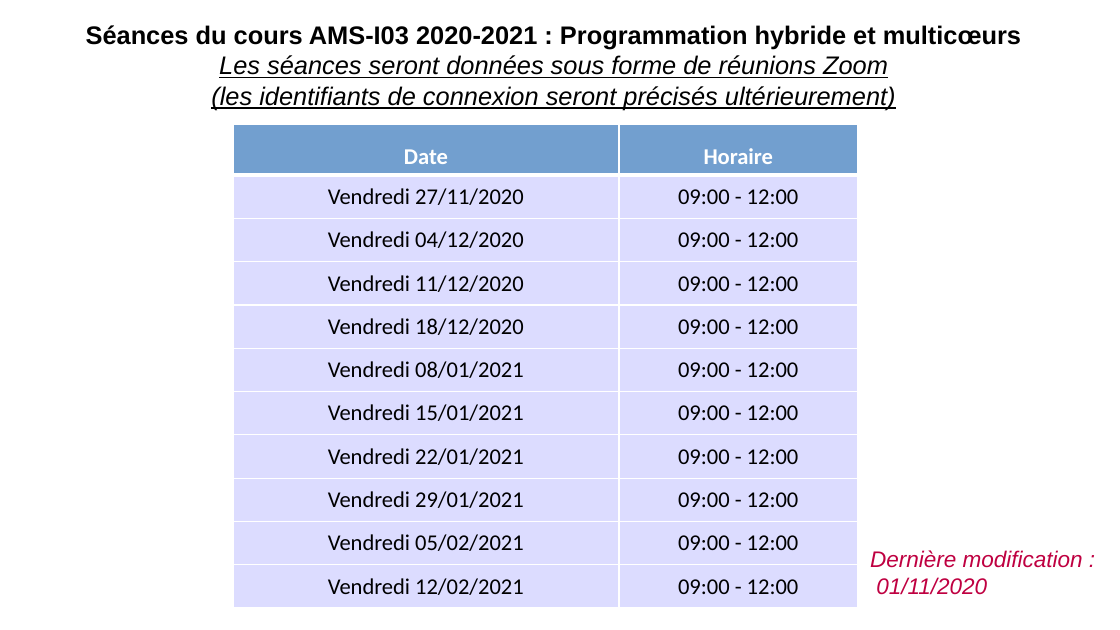
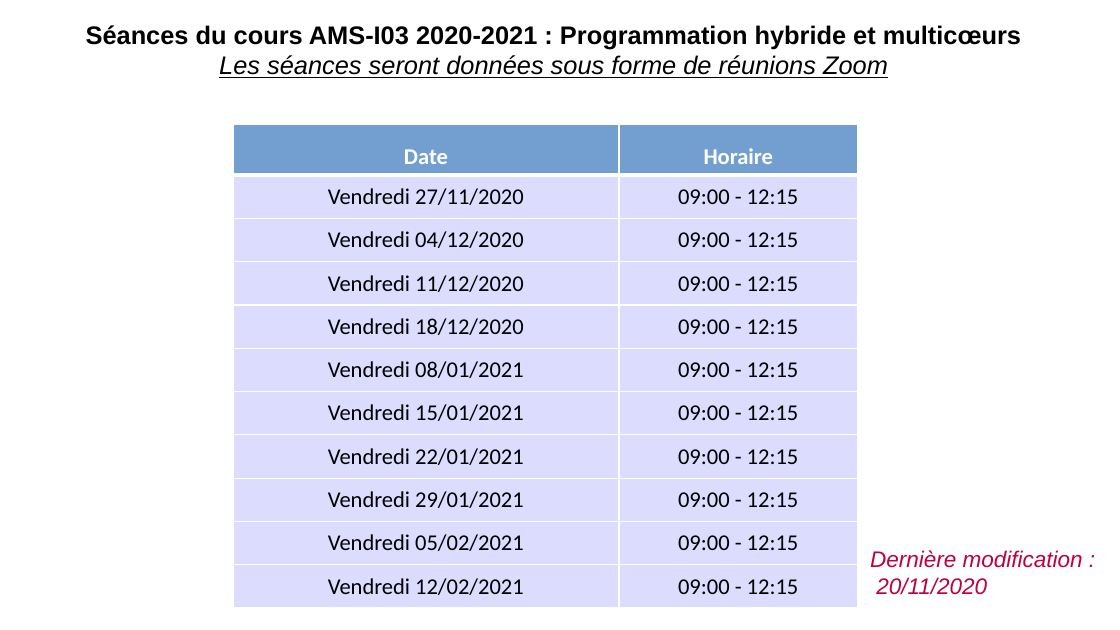
Before and after one commit to tajchman/AMS-I03, a slide deck: slide 1 of 2020_2021/Programme/Seances_AMS_I03_2020_2021.odp. Drawn at 1120x630 pixels with LibreOffice and Linux fonts; fonts in the diff are those of the drawing. Boxes give left, top, right and bottom in pixels: in the first picture for what was removed or moved away, otherwise in the second. Text is boxed around its words. In the diff, an @@ line names an element or a change of style, - is before the commit and + after.

```diff
--- a/2020_2021/Programme/Seances_AMS_I03_2020_2021.odp
+++ b/2020_2021/Programme/Seances_AMS_I03_2020_2021.odp
@@ text at [211, 86, 896, 110]: paragraph removed @@
-(les identifiants de connexion seront précisés ultérieurement)
@@ table at [233, 124, 858, 608] @@
-row 2, column 2: 09:00 - 12:00
+row 2, column 2: 09:00 - 12:15
-row 3, column 2: 09:00 - 12:00
+row 3, column 2: 09:00 - 12:15
-row 4, column 2: 09:00 - 12:00
+row 4, column 2: 09:00 - 12:15
-row 5, column 2: 09:00 - 12:00
+row 5, column 2: 09:00 - 12:15
-row 6, column 2: 09:00 - 12:00
+row 6, column 2: 09:00 - 12:15
-row 7, column 2: 09:00 - 12:00
+row 7, column 2: 09:00 - 12:15
-row 8, column 2: 09:00 - 12:00
+row 8, column 2: 09:00 - 12:15
-row 9, column 2: 09:00 - 12:00
+row 9, column 2: 09:00 - 12:15
-row 10, column 2: 09:00 - 12:00
+row 10, column 2: 09:00 - 12:15
-row 11, column 2: 09:00 - 12:00
+row 11, column 2: 09:00 - 12:15
@@ text at [876, 577, 987, 595]: text changed @@
-01/11/2020
+20/11/2020
```
Also in this commit, not shown: 10 other files.
